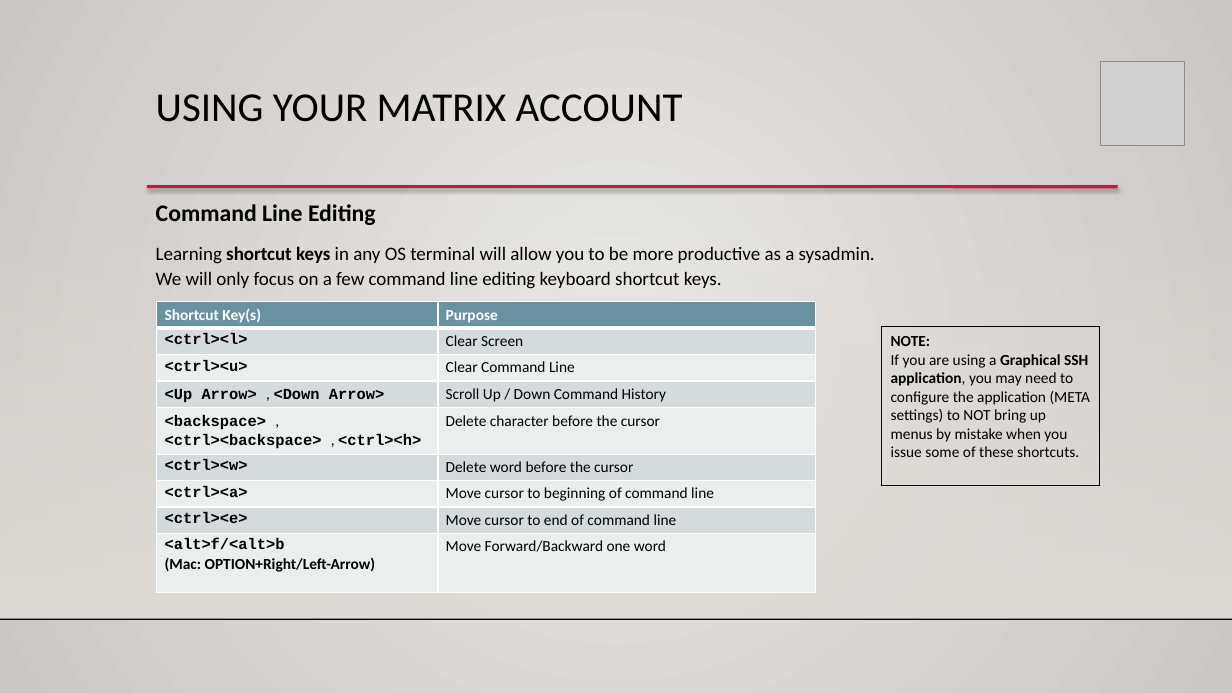
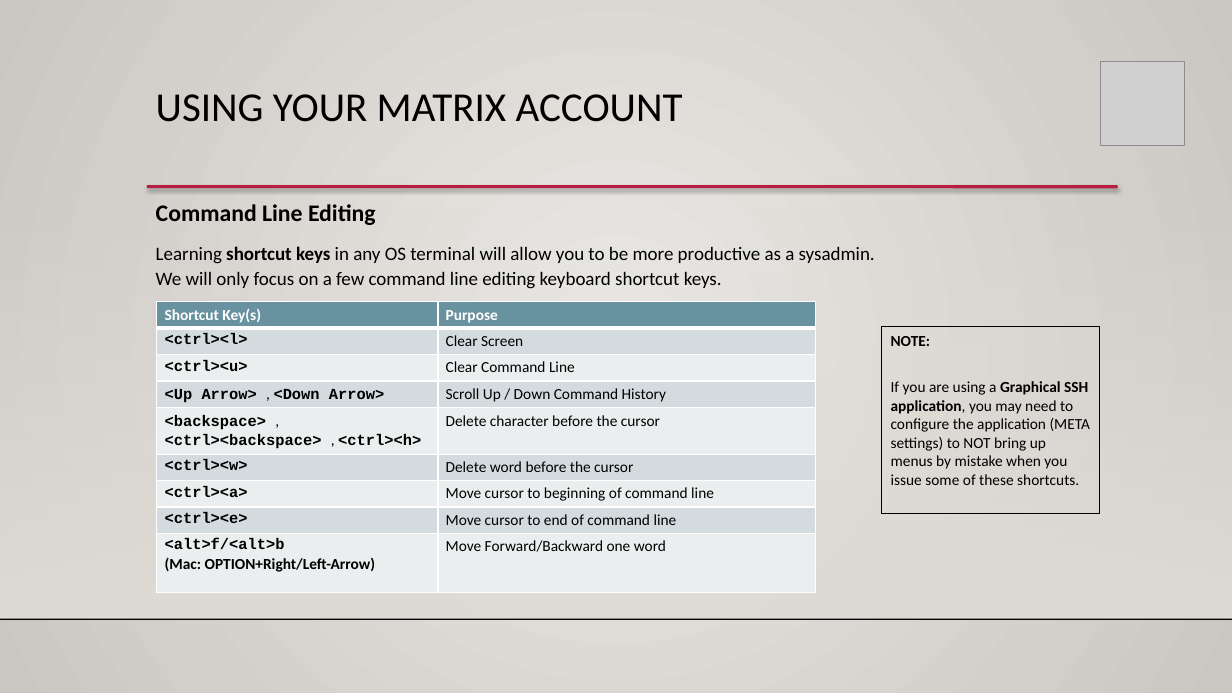
Before and after one commit to ULI101/slides, a slide deck: slide 9 of ULI101-1.2.pptx. Drawn at 1232x693 pixels with LibreOffice and Linux fonts; fonts in the diff are those of the drawing; grey boxes stand for pictures; background and template pictures are left out. Boxes give left, top, right and bottom in pixels: in the first picture for what was removed or moved away, otherwise in the second. Text is boxed around its words. In the diff, an @@ line names an element or a change of style, - is before the commit and + after.

```diff
--- a/ULI101-1.2.pptx
+++ b/ULI101-1.2.pptx
@@ rectangle "NOTE: If you are using ..." resized from (x1=882, y1=327, x2=1100, y2=486) to (x1=882, y1=327, x2=1100, y2=514) @@
```
Also in this commit, not shown: 6 other slides changed, 3 other files.
